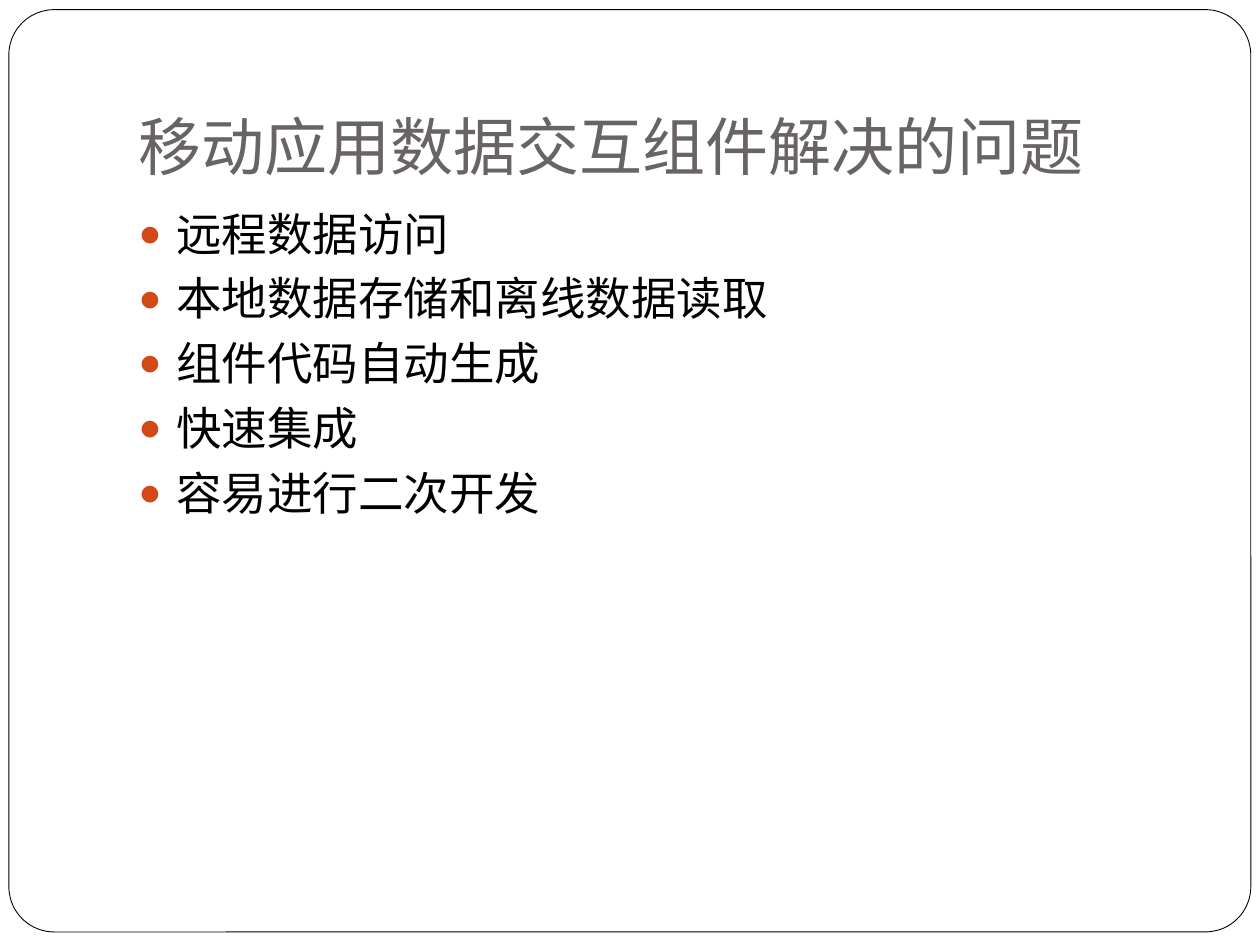
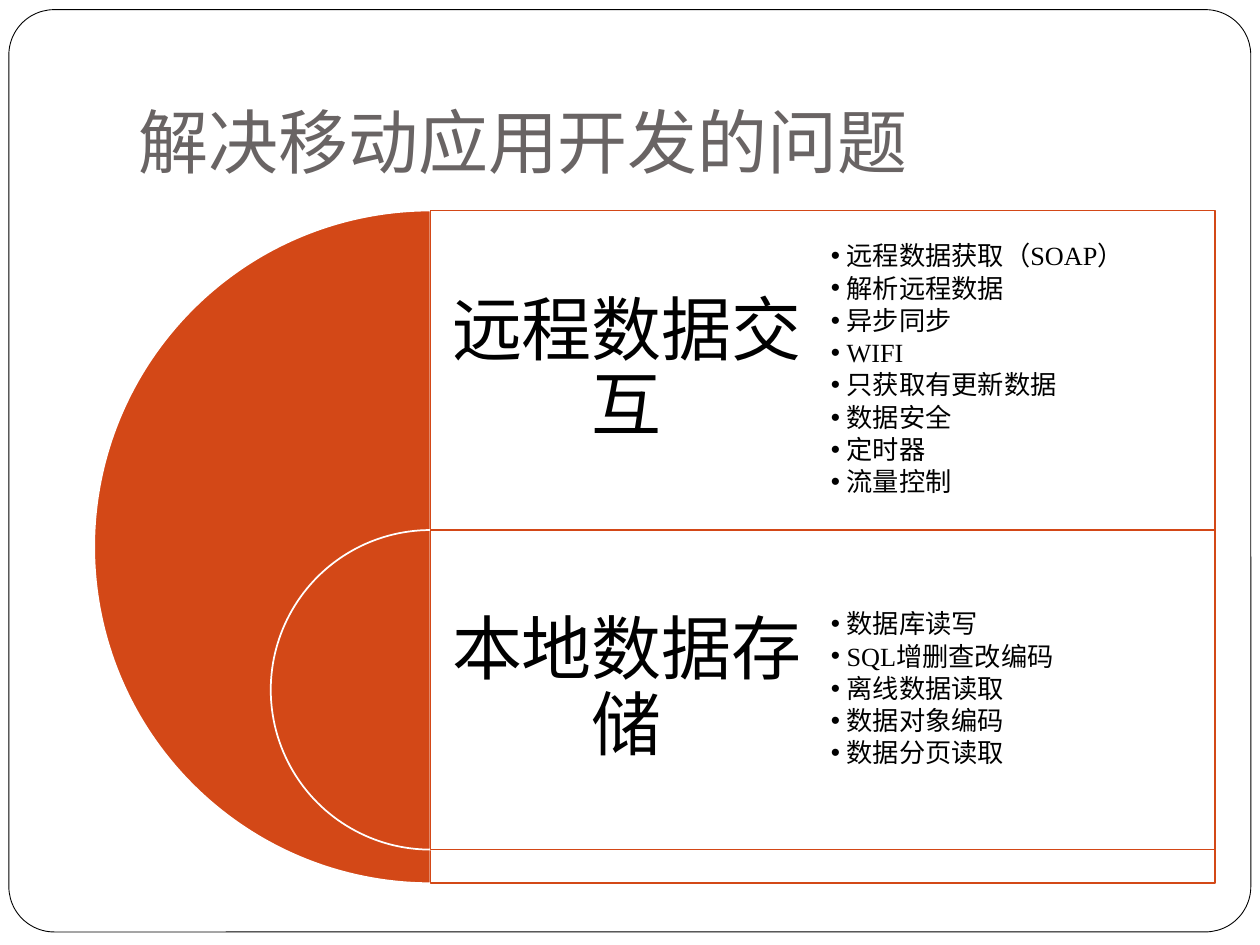
Before and after one commit to alucard263096/MyPaper, a slide deck: slide 11 of 论文PPT.pptx. Drawn at 1260x945 pixels with LibreOffice and Linux fonts; fonts in the diff are those of the drawing. Boxes give left, top, right and bottom in pixels: in the first picture for what was removed or moved away, otherwise in the second. Text is boxed around its words. In the diff, an @@ line names an element or a change of style, - is before the commit and + after.

```diff
--- a/论文PPT.pptx
+++ b/论文PPT.pptx
@@ title at <box>138,109,907,174</box>: text changed; size 36 to 40 pt @@
-移动应用数据交互组件解决的问题
+解决移动应用开发的问题
@@ text removed at <box>176,212,768,514</box> @@
-● 远程数据访问
-● 本地数据存储和离线数据读取
-● 组件代码自动生成
-● 快速集成
-● 容易进行二次开发
@@ group added at <box>94,210,1216,883</box>: 4 texts, 2 pie slice (boxed as its full ellipse)s, 2 rectangles @@
+远程数据交互
+本地数据存储
+  •• 远程数据获取（SOAP）
+  •• 解析远程数据
+  •• 异步同步
+  •• WIFI
+  •• 只获取有更新数据
+  •• 数据安全
+  •• 定时器
+  •• 流量控制
+  •• 数据库读写
+  •• SQL增删查改编码
+  •• 离线数据读取
+  •• 数据对象编码
+  •• 数据分页读取
```
Also in this commit, not shown: 8 other slides changed, 2 slides added, 5 slides removed, 1 other file.
